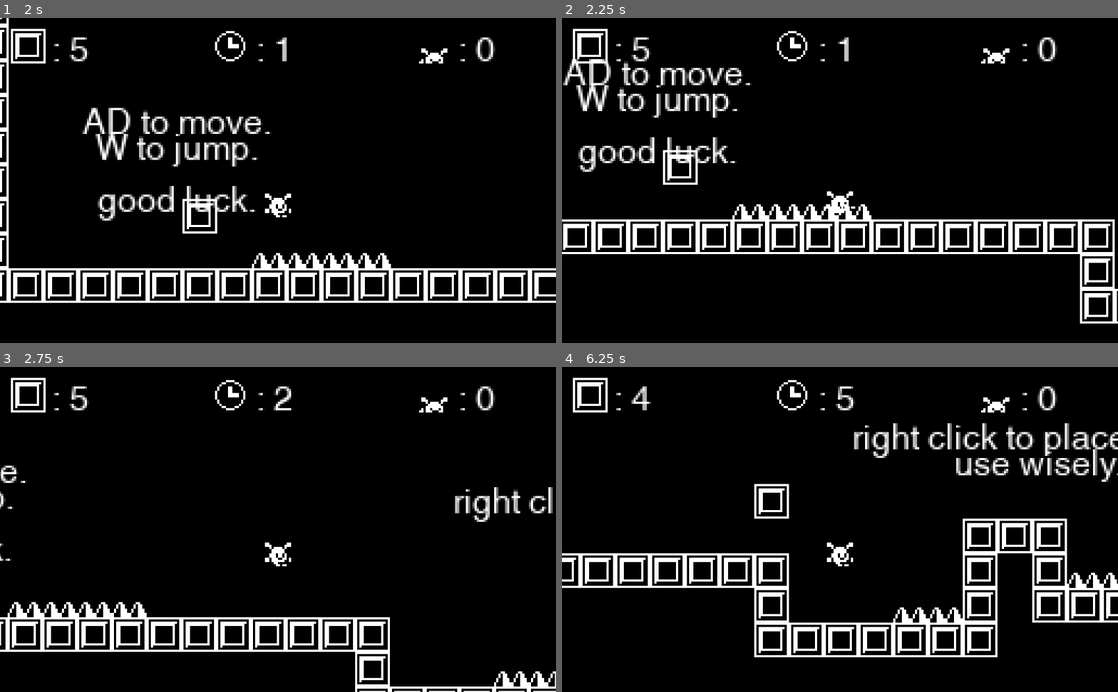
Above: before the commit, frames 1-4 (two rows, left to right).
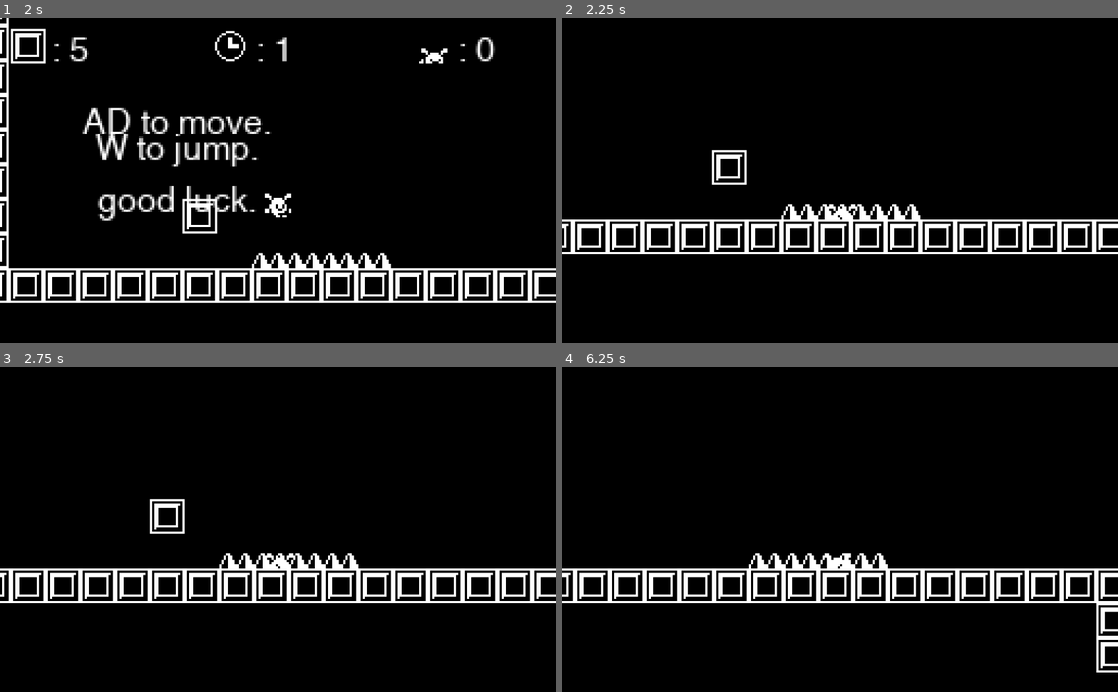
Above: after the commit, the same moments.

Repository: thomasapope/plat-form
Game: Godot game, scene res://scenes/menu/Main.tscn
The game is run twice, just before and just after one commit, with the same random seed, the same clock (stepped at 60 frames per second) and the same inputs.
Inputs (mouse positions are in pixels of both pictures, inside the frame that each line leads up to):
- Up to frame 1 (2 s): click "PLAY" at 0.5 s; tap Enter at 1.25 s; move the mouse to (400, 164) at 1.27 s; hold D (right) from 1.28 s (still down); click (400, 164) at 1.42 s; tap W (jump) at 1.52 s
- Up to frame 2 (2.25 s): keep holding D (right); tap Enter at 2 s; move the mouse to (728, 196) at 2.02 s
- Up to frame 3 (2.75 s): keep holding D (right); tap W (jump) at 2.27 s
- Up to frame 4 (6.25 s): tap Enter every 0.75 s from 2.75 to 5 s; move the mouse to (895, 458) at 2.77 s; release D (right) at 2.78 s; hold A (left) 2.78-3.53 s; move the mouse to (812, 594) at 3.52 s; hold D (right) 3.53-5.03 s; click (812, 594) at 3.67 s; tap W (jump) at 3.77, 4.52, 5.27 s; move the mouse to (1006, 578) at 4.27 s; move the mouse to (673, 480) at 5.02 s; hold A (left) 5.03-5.78 s; move the mouse to (867, 529) at 5.77 s; hold D (right) from 5.78 s (still down); click (867, 529) at 5.92 s

Frame 1 is identical in both runs. In frame 2, 11% of the frame differs, in the area x 0-100%, y 3-95%; in frame 3, 14%; in frame 4, 17%.
Error before the commit: Parse Error: Can't preload resource at path: res://scenes/Hazard.tscn (res://scripts/helper/TileMapReplacer.gd:5)

Commit message:
Modify Hazard hitbox, add victors

Diff:
--- a/project.godot
+++ b/project.godot
@@ -17,7 +17,7 @@
 "base": "Resource",
 "class": "save_data",
 "language": "GDScript",
-"path": "res://resources/save_data.gd"
+"path": "res://scripts/save_data.gd"
 } ]
 _global_script_class_icons={
 "Actor": "",
--- a/resources/VictorsList.tres
+++ b/resources/VictorsList.tres
@@ -12,7 +12,10 @@
 	\"Birk C.\",
 	\"Christian H.\",
 	\"Riley B.\",
-	\"Ethan S.\"
+	\"Ethan S.\",
+	\"Nico L.\",
+	\"Roman B.\",
+	\"Tony L.\"
 ]
 "
 
--- a/resources/save.tres
+++ b/resources/save.tres
@@ -1,6 +1,6 @@
 [gd_resource type="Resource" load_steps=2 format=2]
 
-[ext_resource path="res://resources/save_data.gd" type="Script" id=1]
+[ext_resource path="res://scripts/save_data.gd" type="Script" id=1]
 
 [resource]
 script = ExtResource( 1 )
--- a/scenes/levels/World.tscn
+++ b/scenes/levels/World.tscn
@@ -275,7 +275,7 @@
 margin_right = 108.0
 margin_bottom = 97.0
 theme = ExtResource( 8 )
-text = "right click to place block.
+text = "click to place block.
 use wisely."
 align = 1
 __meta__ = {
--- a/scenes/objects/Hazard.tscn
+++ b/scenes/objects/Hazard.tscn
@@ -4,14 +4,14 @@
 [ext_resource path="res://scripts/objects/Hazard.gd" type="Script" id=2]
 
 [sub_resource type="RectangleShape2D" id=1]
-extents = Vector2( 8, 4 )
+extents = Vector2( 7, 3 )
 
 [node name="Hazard" type="Area2D"]
 position = Vector2( 120, -8 )
 script = ExtResource( 2 )
 
 [node name="CollisionShape2D" type="CollisionShape2D" parent="."]
-position = Vector2( 0, 4 )
+position = Vector2( 0, 5 )
 shape = SubResource( 1 )
 
 [node name="Sprite" type="Sprite" parent="."]
--- a/scripts/Helper/TileMapReplacer.gd
+++ b/scripts/Helper/TileMapReplacer.gd
@@ -2,7 +2,7 @@
 
 export var placeholder_tile_id = 1
 #export(PackedScene)var node_PlaceholderReplacer
-var node_PlaceholderReplacer = preload("res://scenes/Hazard.tscn")
+var node_PlaceholderReplacer = preload("res://scenes/objects/Hazard.tscn")
 
 
 func _ready():
--- a/scripts/helper/World.gd
+++ b/scripts/helper/World.gd
@@ -184,7 +184,13 @@
 					blocks -= 1
 					$"Camera2D/GUI//GUI/Blocks/Block Label".text = block_format_str % blocks
 				else:
-					print("The player is there.")
+					if ($TileMap.get_cellv(click_pos + Vector2.DOWN) == -1):
+						# No blocks below player, place block there.
+						$TileMap.set_cellv(click_pos + Vector2.DOWN, 0)
+						blocks -= 1
+						$"Camera2D/GUI//GUI/Blocks/Block Label".text = block_format_str % blocks
+						pass
+					print("Cannot place block.")
 			else:
 				# Already a block there
 				print("There is already a tile there.")
